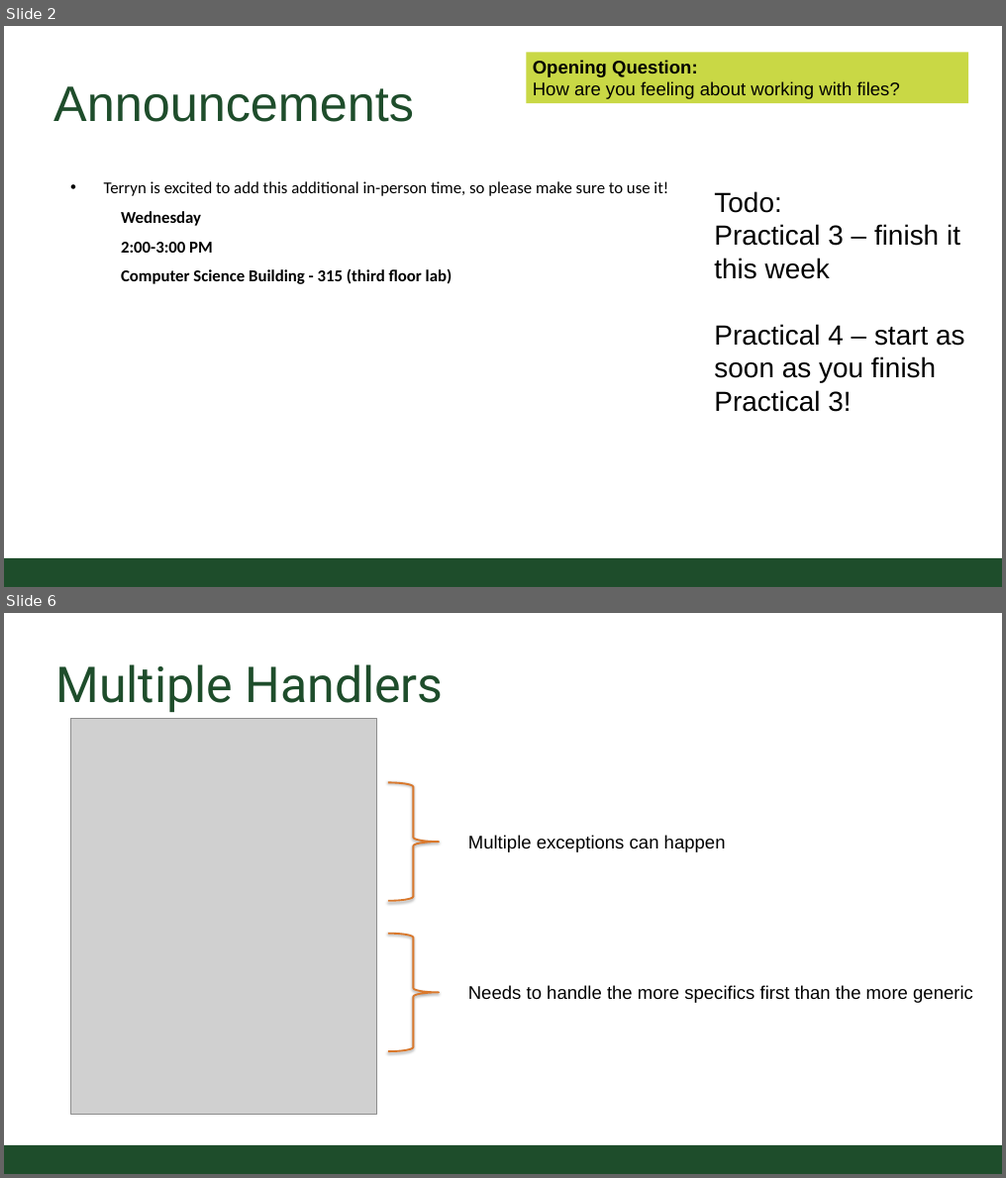
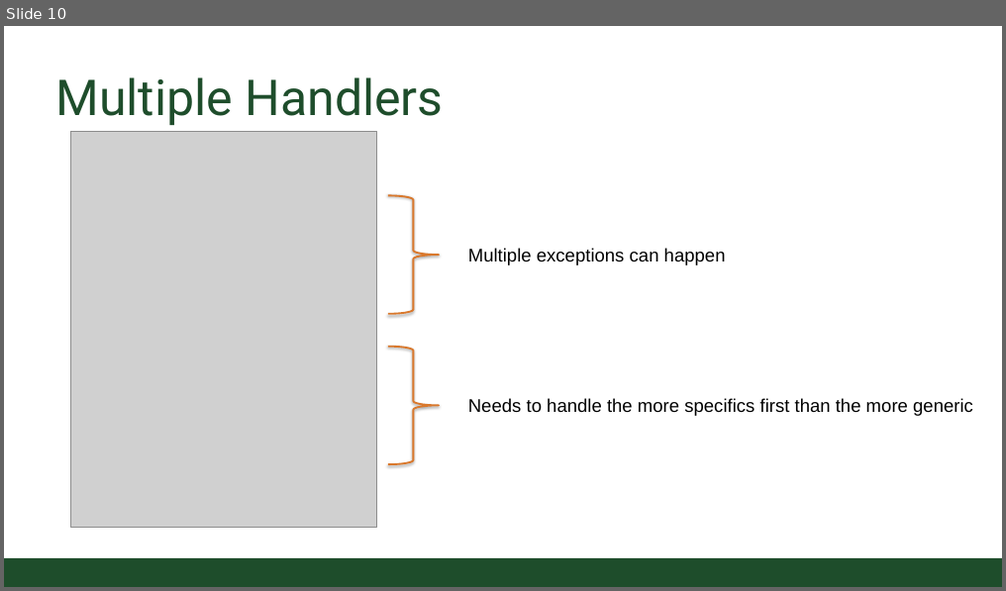
Before and after one commit to CSU-CompSci-CS163-4/Handouts, a slide deck: slides/On-Campus/09_02_Exceptions.pptx. Shown one above the other, each under a label of ours: slides 2 and 6 before the commit, slide 10 after it; the slides between them are not shown. The pictures are 1006x1178 and 1006x591 pixels, drawn with LibreOffice and Linux fonts; fonts in the diff are those of the drawing; grey boxes stand for pictures; background and template pictures are left out. Boxes give left, top, right and bottom in pixels: in the first picture for what was removed or moved away, otherwise in the second. Text is boxed around its words. In the diff, an @@ line names an element or a change of style, - is before the commit and + after.

```diff
--- a/slides/On-Campus/09_02_Exceptions.pptx
+++ b/slides/On-Campus/09_02_Exceptions.pptx
@@ slide 2 removed at <box>4,26,1002,587</box>, background #FFFFFF @@
@@ rectangle removed at <box>526,53,968,103</box> @@
-Opening Question:
-How are you feeling about working with files?
@@ title removed at <box>54,86,414,122</box> @@
-Announcements
@@ text removed at <box>104,181,668,284</box> @@
-• Terryn is excited to add this additional in-person time, so please make sure to use it!
-Wednesday
-2:00-3:00 PM
-Computer Science Building - 315 (third floor lab)
@@ text removed at <box>714,191,965,412</box> @@
-Todo:
-Practical 3 – finish it this week
-Practical 4 – start as soon as you finish Practical 3!
@@ rectangle removed at <box>4,559,1002,587</box> @@
@@ what was slide 6 is now slide 10 @@
```
Also in this commit, not shown: 6 slides changed, 7 slides added, 3 other slides removed.
